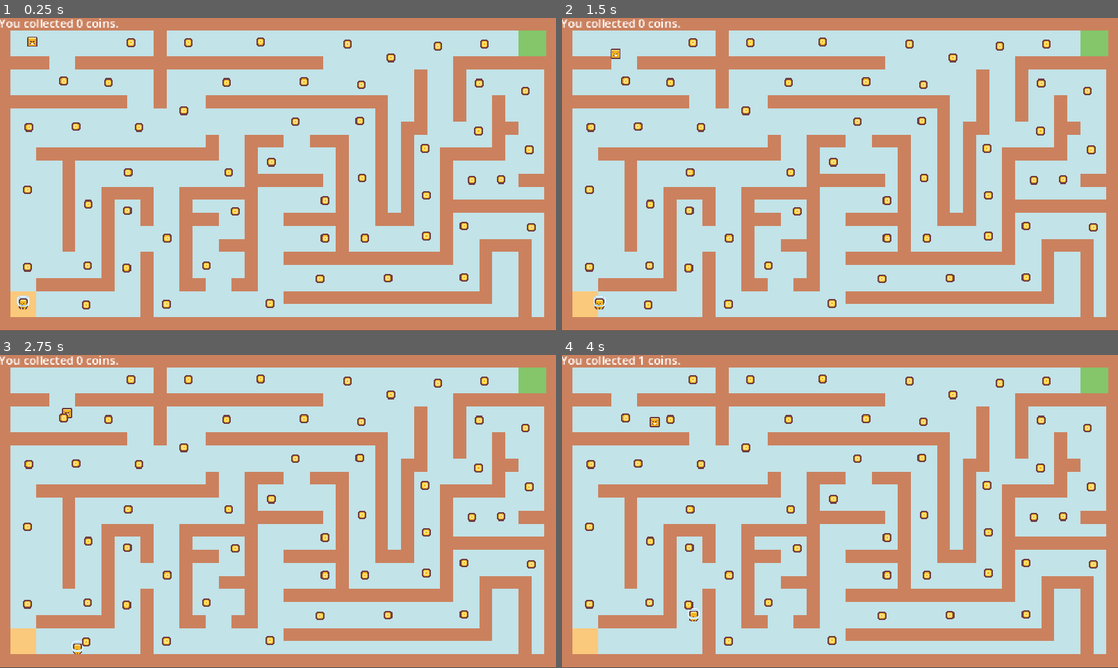
Above: before the commit, frames 1-4 (two rows, left to right).
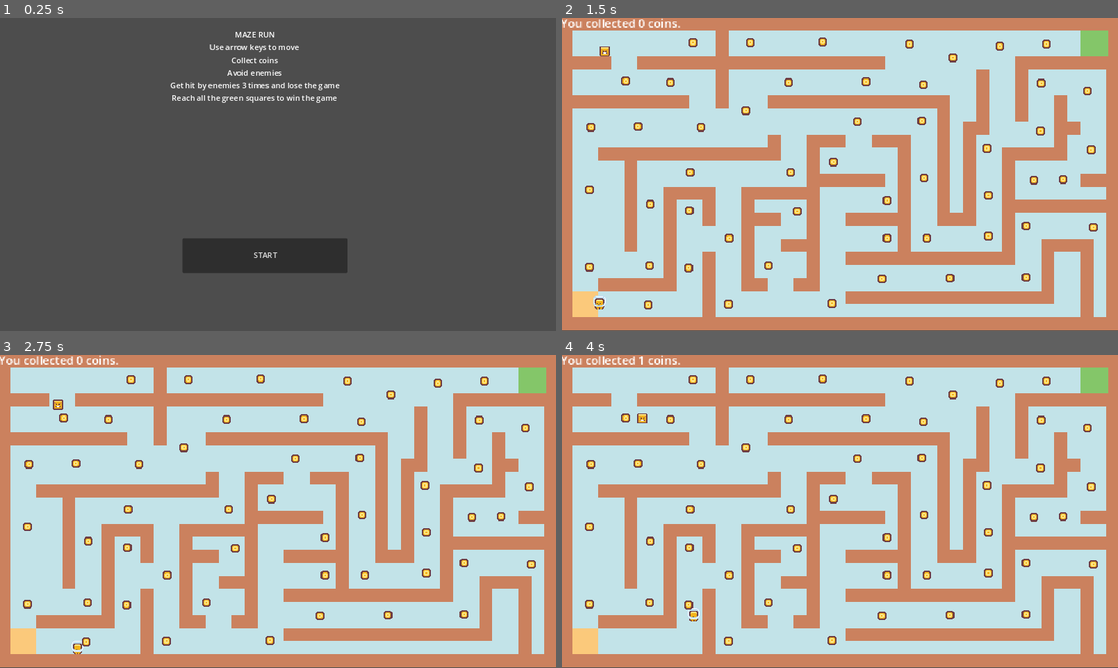
Above: after the commit, the same moments.

Repository: yuntelee/dgd_final_prototype
Game: Godot game, scene res://scenes/intro.tscn
Same seed, same stepped clock (60 frames per second), same inputs: the game is played once before the commit and once after it. Before the commit the project starts from res://scenes/level1.tscn.
Inputs (mouse positions are in pixels of both pictures, inside the frame that each line leads up to):
- Up to frame 1 (0.25 s): no input
- Up to frame 2 (1.5 s): click (828, 255) at 0.5 s, where only the run after the commit has a clickable "START"; hold Right (ui_right) from 1.28 s (still down)
- Up to frame 3 (2.75 s): release Right (ui_right) at 2.03 s; hold Down (ui_down) from 2.03 s (still down)
- Up to frame 4 (4 s): release Down (ui_down) at 2.78 s; hold Right (ui_right) 2.78-3.53 s; hold Up (ui_up) from 3.53 s (still down)

The runs differ from the first frame. In frame 1, 100% of the frame differs, in the area x 0-100%, y 0-100%; in frame 2, 0.1%; in frame 3, 0.1%; in frame 4, 0.1%.

Commit message:
Add files via upload

Diff:
--- /dev/null
+++ b/final_project/intro.gd
@@ -0,0 +1,15 @@
+extends Control
+
+
+# Called when the node enters the scene tree for the first time.
+func _ready() -> void:
+	pass # Replace with function body.
+
+
+# Called every frame. 'delta' is the elapsed time since the previous frame.
+func _process(delta: float) -> void:
+	pass
+
+
+func _on_start_button_pressed():
+	get_tree().change_scene_to_file("res://scenes/level1.tscn")
--- a/final_project/project.godot
+++ b/final_project/project.godot
@@ -11,7 +11,7 @@
 [application]
 
 config/name="prototype4updated"
-run/main_scene="res://scenes/level1.tscn"
+run/main_scene="res://scenes/intro.tscn"
 config/features=PackedStringArray("4.3", "Forward Plus")
 config/icon="res://icon.svg"
 
